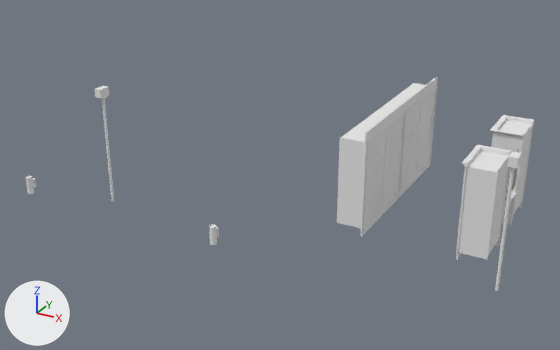
The glTF model na-project-portal/26-Projects/PS01__MustersRoad/30__TrueVision__AppContent/DesignPhase01__ConceptDesign__Scheme-02/PS01__TrueVision__MainBuildingModel__ProposedFixtures__MeshModel__.glb as it was, and as the next commit left it.
Before and after are seen from a 50 mm lens placed at (22.7, -3.76, 8.29), pointed at (14.95, 10.33, 1.24). The lights are fixed; the arrows at lower left show +X, +Y and +Z. The first picture is the older version. Vertices at exactly the same position are counted once.

Names of what the first picture shows: '27__ProposedBuilding__Fixtures::Default' and 1 more.
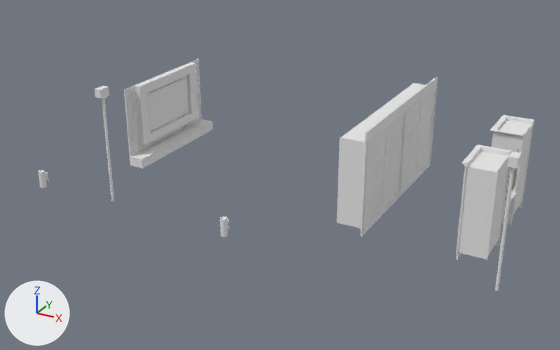
Where the change shows, as pixel boxes [x1, y1, x2, y2] in the pictures (560 x 350 px; the box of a moved part takes in the faces that stretch with it):
```json
{"object": "27__ProposedBuilding__Fixtures::Default", "change": "reshaped", "before": [25, 77, 534, 291], "after": [38, 59, 534, 291], "on screen": "8% taller"}
{"part": 1, "of": "me_mesh_0_27__proposedbuilding__fixtures__default", "change": "moved or reshaped", "before": [209, 224, 217, 245], "after": [220, 216, 228, 237]}
{"part": 2, "of": "me_mesh_0_27__proposedbuilding__fixtures__default", "change": "moved or reshaped", "before": [25, 176, 35, 194], "after": [38, 170, 47, 188]}
{"part": 3, "of": "me_mesh_0_27__proposedbuilding__fixtures__default", "change": "added", "after": [124, 59, 213, 168]}
{"part": 4, "of": "me_mesh_0_27__proposedbuilding__fixtures__default", "change": "added", "after": [148, 77, 188, 130]}
{"part": 5, "of": "me_mesh_0_27__proposedbuilding__fixtures__default", "change": "added", "after": [134, 62, 198, 145]}
```

Scene script edits in JSON lines:
```json
{"block": "me_mesh_0_27__proposedbuilding__fixtures__default", "where": "# used by ob_27__proposedbuilding__fixtures__default; location = (0.0, 0.0, 0.0)"}
{"op": "remove", "block": "me_mesh_0_27__proposedbuilding__fixtures__default", "code": "me_mesh_0_27__proposedbuilding__fixtures__default.from_pydata(...)  # 1220 vertices, 2388 faces; spans x 10.63..20.2, y 6.28..14.93, z 0.0..2.9"}
{"op": "add", "block": "me_mesh_0_27__proposedbuilding__fixtures__default", "code": "me_mesh_0_27__proposedbuilding__fixtures__default.from_pydata(...)  # 1826 vertices, 3422 faces; spans x 10.3..20.2, y 6.63..14.93, z 0.0..2.9"}
{"block": "me_mesh_0_27__proposedbuilding__fixtures__default", "change": "me_mesh_0_27__proposedbuilding__fixtures__default part 1: the loose piece of 158 vertices spanning x 15.73..15.86, y 6.28..6.46, z 1.62..1.98 is moved by (0.0, 0.35, 0.0)"}
{"block": "me_mesh_0_27__proposedbuilding__fixtures__default", "change": "me_mesh_0_27__proposedbuilding__fixtures__default part 2: the loose piece of 158 vertices spanning x 11.31..11.44, y 6.28..6.46, z 1.62..1.98 is moved by (0.0, 0.35, 0.0)"}
{"block": "me_mesh_0_27__proposedbuilding__fixtures__default", "change": "me_mesh_0_27__proposedbuilding__fixtures__default part 3: a new loose piece of 496 vertices spanning x 10.3..10.72, y 10.7..13.98, z 0.4..2.45, in mat_default (white #e7e7e7)"}
{"block": "me_mesh_0_27__proposedbuilding__fixtures__default", "change": "me_mesh_0_27__proposedbuilding__fixtures__default part 4: a new loose piece of 62 vertices spanning x 10.39..10.43, y 11.47..13.21, z 1.15..2.14, in mat_default (white #e7e7e7)"}
{"block": "me_mesh_0_27__proposedbuilding__fixtures__default", "change": "me_mesh_0_27__proposedbuilding__fixtures__default part 5: a new loose piece of 18 vertices spanning x 10.3..10.48, y 11.09..13.59, z 0.85..2.45, in mat_default (white #e7e7e7)"}
{"block": "me_mesh_0_27__proposedbuilding__fixtures__default", "change": "other edits to the shape of me_mesh_0_27__proposedbuilding__fixtures__default do not show in these pictures"}
```
